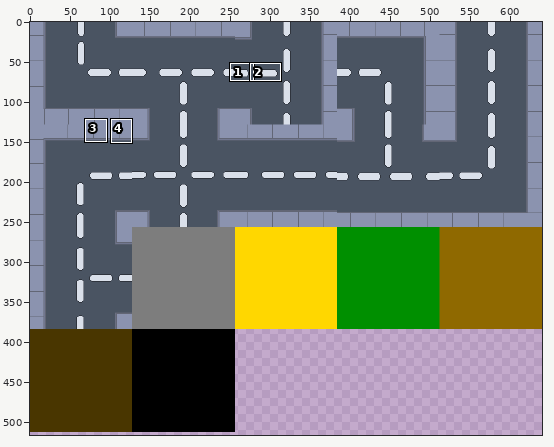
Two states of a pixel-art file, Assets/block.aseprite. The picture above shows the old version from afar; the outline marks the close-up.
Close-up. Before the edit:
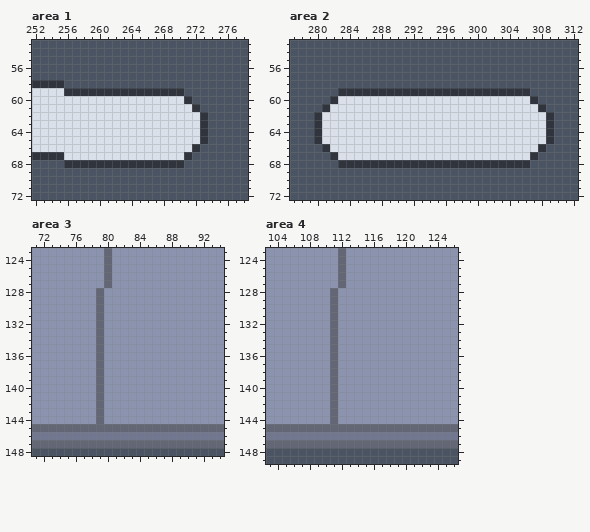
640x640 pixels, 1 frame. Shown: area 1: x 252..278, y 53..72; area 2: x 277..312, y 53..72; area 3: x 71..94, y 123..148; area 4: x 103..126, y 123..149. The wide view leaves out empty margins. The commit also changed other parts of the picture, which this record leaves out.
Now the later version:
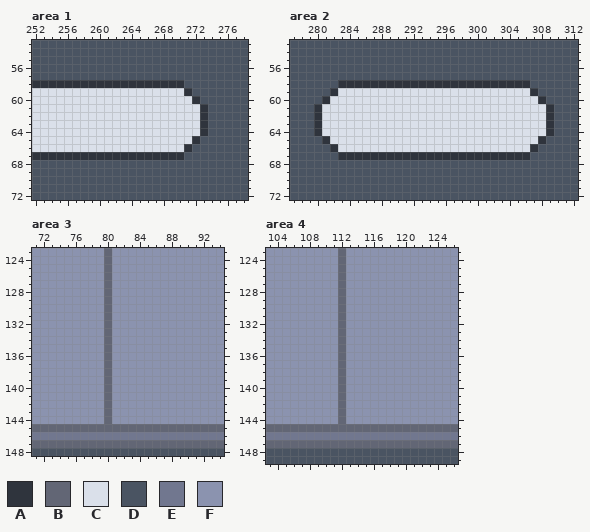
Palette (. is transparent): A #2f343d  B #626675  C #dae0ea  D #4a5462  E #71778f  F #8b93af
From old to new:
Area 1:
y 58: x 256..270 DDDDDDDDDDDDDDD -> AAAAAAAAAAAAAAA
y 59: x 256..271 AAAAAAAAAAAAAAAD -> CCCCCCCCCCCCCCCA
y 60: x 271..272 AD -> CA
y 61: x 272..273 AD -> CA
y 65: x 272..273 CA -> AD
y 66: x 271..272 CA -> AD
y 67: x 256..271 CCCCCCCCCCCCCCCA -> AAAAAAAAAAAAAAAD
y 68: x 256..270 AAAAAAAAAAAAAAA -> DDDDDDDDDDDDDDD
Area 2:
y 58: x 283..306 DDDDDDDDDDDDDDDDDDDDDDDD -> AAAAAAAAAAAAAAAAAAAAAAAA
y 59: x 282..307 DAAAAAAAAAAAAAAAAAAAAAAAAD -> ACCCCCCCCCCCCCCCCCCCCCCCCA
y 60: x 281..282 DA -> AC; x 307..308 AD -> CA
y 61: x 280..281 DA -> AC; x 308..309 AD -> CA
y 65: x 280..281 AC -> DA; x 308..309 CA -> AD
y 66: x 281..282 AC -> DA; x 307..308 CA -> AD
y 67: x 282..307 ACCCCCCCCCCCCCCCCCCCCCCCCA -> DAAAAAAAAAAAAAAAAAAAAAAAAD
y 68: x 283..306 AAAAAAAAAAAAAAAAAAAAAAAA -> DDDDDDDDDDDDDDDDDDDDDDDD
Area 3:
y 128..144: x 79..80 BF -> FB
Area 4:
y 128..144: x 111..112 BF -> FB
Changed places in both close-ups, as pixel boxes (x1, y1, x2, y2):
changed: (64, 80, 208, 112)
changed: (64, 136, 208, 168)
changed: (314, 80, 554, 112)
changed: (314, 136, 554, 168)
changed: (96, 288, 112, 424)
changed: (330, 288, 346, 424)
